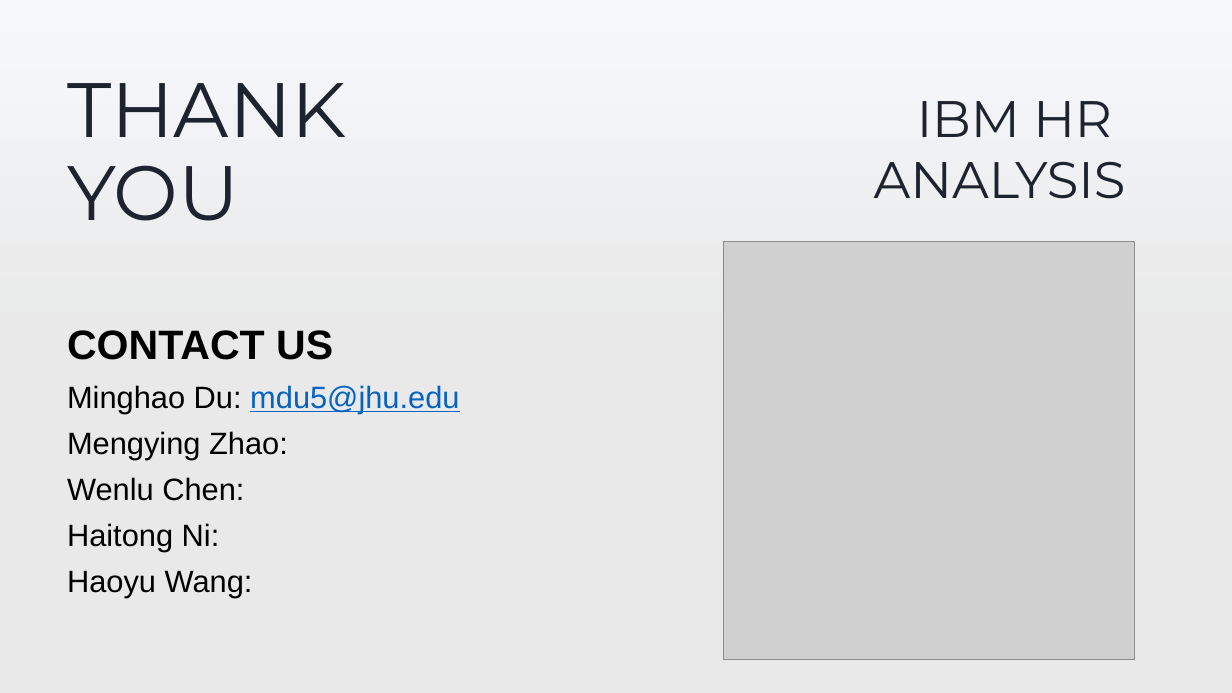
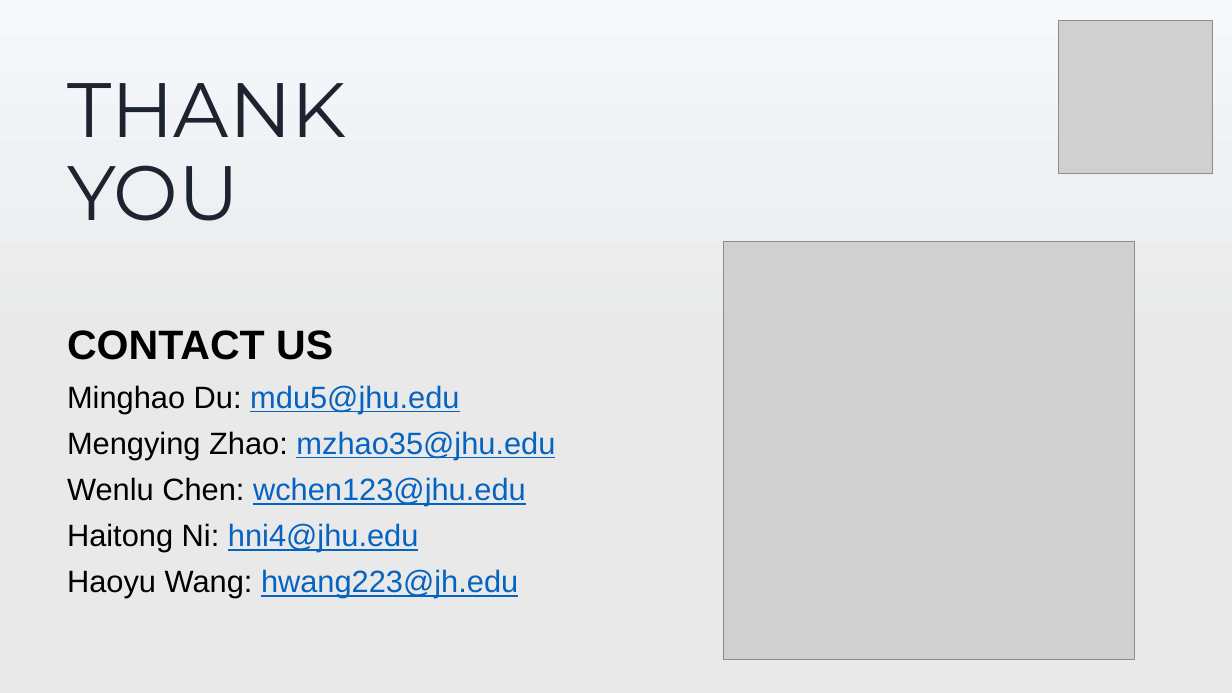
Before and after one commit to DMinghao/IBM_HR_Analysis, a slide deck: slide 21 of docs/IBM HR Analysis Presentation.pptx. Drawn at 1232x693 pixels with LibreOffice and Linux fonts; fonts in the diff are those of the drawing; grey boxes stand for pictures. Boxes give left, top, right and bottom in pixels: in the first picture for what was removed or moved away, otherwise in the second. Text is boxed around its words. In the diff, an @@ line names an element or a change of style, - is before the commit and + after.

Commit message:
update presentation

```diff
--- a/docs/IBM HR Analysis Presentation.pptx
+++ b/docs/IBM HR Analysis Presentation.pptx
@@ picture added at bbox=[1059, 21, 1213, 175] @@
@@ text removed at bbox=[874, 101, 1126, 199] @@
-IBM HR
-ANALYSIS
@@ subtitle at bbox=[67, 431, 555, 598]: text changed; text colour #000000 to #0563C1 @@
-Mengying Zhao:
-Wenlu Chen:
-Haitong Ni:
-Haoyu Wang:
+Mengying Zhao: mzhao35@jhu.edu
+Wenlu Chen: wchen123@jhu.edu
+Haitong Ni: hni4@jhu.edu
+Haoyu Wang: hwang223@jh.edu
```
Also in this commit, not shown: 2 other slides changed, 4 other files.
